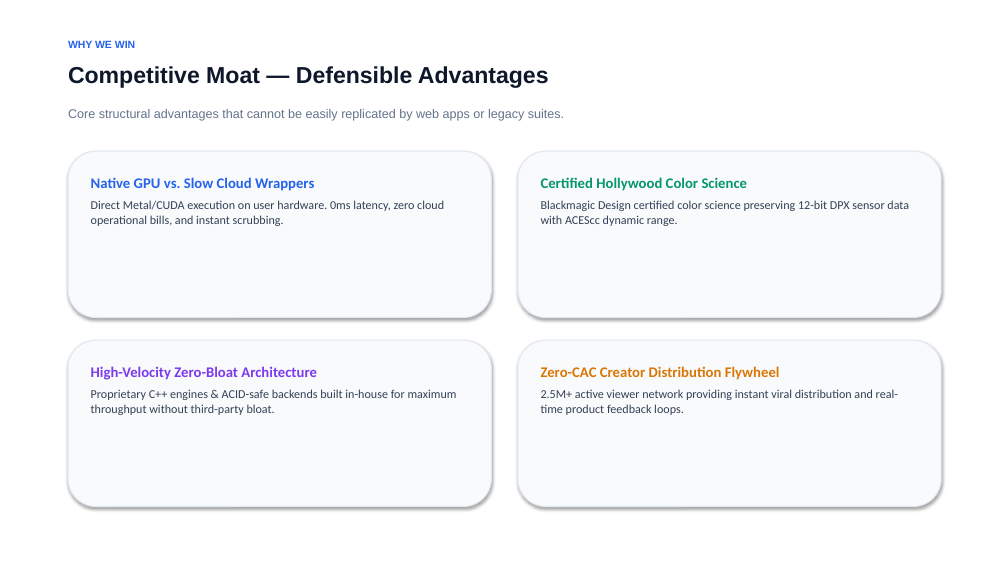
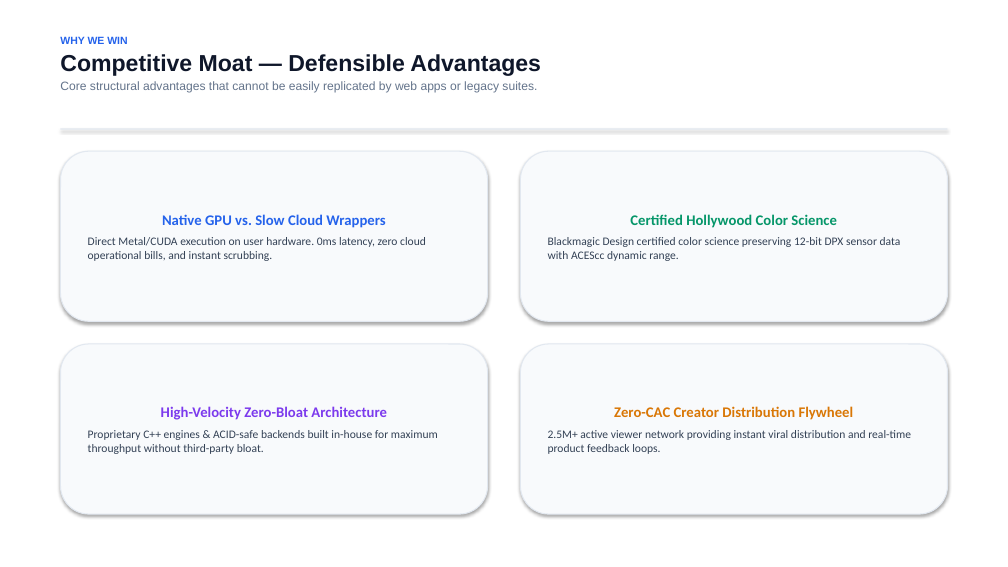
Before and after one commit to hrlpavan/hrl-international-website-, a slide deck: slide 7 of HRL_International_Pitch_Deck.pptx. Drawn at 1008x567 pixels with LibreOffice and Linux fonts; fonts in the diff are those of the drawing. Boxes give left, top, right and bottom in pixels: in the first picture for what was removed or moved away, otherwise in the second. Text is boxed around its words. In the diff, an @@ line names an element or a change of style, - is before the commit and + after.

Commit message:
Fix layout overlap: restructure all slides into clean, non-overlapping cards

```diff
--- a/HRL_International_Pitch_Deck.pptx
+++ b/HRL_International_Pitch_Deck.pptx
@@ rectangle removed at [0,0,1008,567] @@
@@ text at [60,36,541,76]: paragraphs added @@
+WHY WE WIN
+Competitive Moat — Defensible Advantages
@@ text "WHY WE WIN": place and size @@
-text "WHY WE WIN" at [68,109,564,121]
+text "WHY WE WIN" at [60,36,541,93]
@@ text removed at [68,40,135,48] @@
-WHY WE WIN
@@ text at [60,81,537,93]: size 12 to 11.5 pt in "Core structural advantages that cannot be easily ..." @@
@@ text removed at [68,66,549,88] @@
-Competitive Moat — Defensible Advantages
@@ rectangle added at [60,129,948,129], fill #E2E8F0 @@
@@ rounded rectangle "Native GPU vs. Slow Cloud ...": place and size @@
-rounded rectangle "Native GPU vs. Slow Cloud ..." at [91,177,444,226]
+rounded rectangle "Native GPU vs. Slow Cloud ..." at [60,151,488,321]
@@ rounded rectangle "Native GPU vs. Slow Cloud ..." at [60,151,488,321]: size 11.5 to 11 pt in "Direct Metal/CUDA execution on user hardware. 0ms ..."; alignment left to centre; vertical alignment top to middle; fill none to #F8FAFC; outline none to #E2E8F0 1 pt; shadow on @@
@@ rounded rectangle removed at [68,151,492,318] @@
@@ rounded rectangle removed at [518,151,941,318] @@
@@ rounded rectangle "Certified Hollywood Color Science": place and size @@
-rounded rectangle "Certified Hollywood Color Science" at [541,177,909,226]
+rounded rectangle "Certified Hollywood Color Science" at [520,151,948,321]
@@ rounded rectangle "Certified Hollywood Color Science" at [520,151,948,321]: size 11.5 to 11 pt in "Blackmagic Design certified color science preserving 12-bit ..."; alignment left to centre; vertical alignment top to middle; fill none to #F8FAFC; outline none to #E2E8F0 1 pt; shadow on @@
@@ rounded rectangle "High-Velocity Zero-Bloat Architecture": place and size @@
-rounded rectangle "High-Velocity Zero-Bloat Architecture" at [91,366,457,415]
+rounded rectangle "High-Velocity Zero-Bloat Architecture" at [60,344,488,514]
@@ rounded rectangle "High-Velocity Zero-Bloat Architecture" at [60,344,488,514]: size 11.5 to 11 pt in "Proprietary C++ engines & ACID-safe backends built ..."; alignment left to centre; vertical alignment top to middle; fill none to #F8FAFC; outline none to #E2E8F0 1 pt; shadow on @@
@@ rounded rectangle removed at [68,340,492,507] @@
@@ rounded rectangle removed at [518,340,941,507] @@
@@ rounded rectangle "Zero-CAC Creator Distribution Flywheel": place and size @@
-rounded rectangle "Zero-CAC Creator Distribution Flywheel" at [541,366,898,415]
+rounded rectangle "Zero-CAC Creator Distribution Flywheel" at [520,344,948,514]
@@ rounded rectangle "Zero-CAC Creator Distribution Flywheel" at [520,344,948,514]: size 11.5 to 11 pt in "2.5M+ active viewer network providing instant viral ..."; alignment left to centre; vertical alignment top to middle; fill none to #F8FAFC; outline none to #E2E8F0 1 pt; shadow on @@
```
Also in this commit, not shown: 9 other slides changed.
